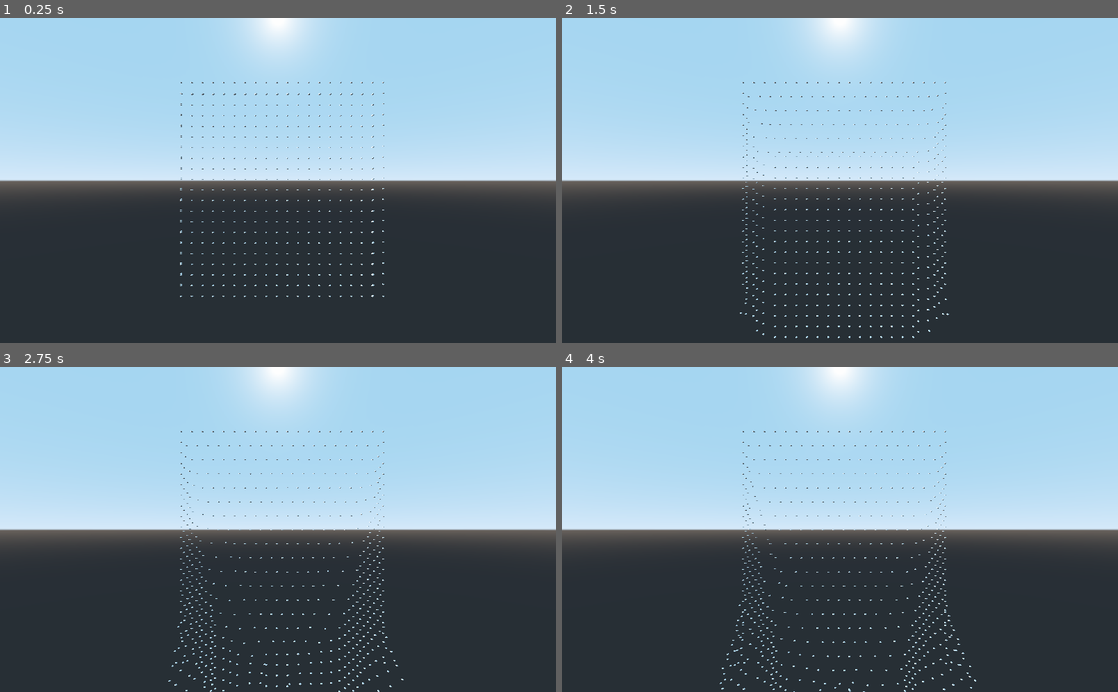
Above: before the commit, frames 1-4 (two rows, left to right).
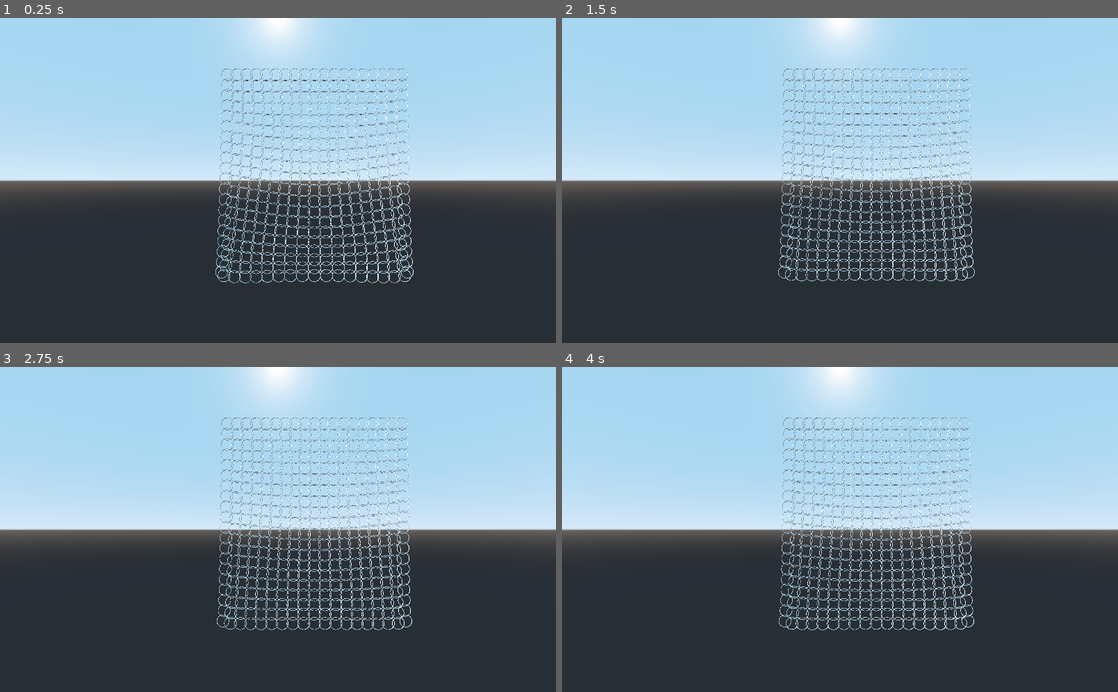
Above: after the commit, the same moments.

Repository: EmmanuelMess/Chainmail-Godot
Game: Godot game, scene res://MainScene.tscn
The game is run twice, just before and just after one commit, with the same random seed, the same clock (stepped at 60 frames per second) and the same inputs.
Inputs:
- Up to frame 1 (0.25 s): no input
- Up to frame 2 (1.5 s): no input
- Up to frame 3 (2.75 s): no input
- Up to frame 4 (4 s): no input

The runs differ from the first frame. In frame 1, 4.8% of the frame differs, in the area x 32-75%, y 15-86%; in frame 2, 4.9%; in frame 3, 5.0%, in the area x 30-75%, y 15-100%; in frame 4, 5.0%.

Commit message:
Fixed a bit

Diff:
--- a/ChainmailGodot/ChainmailManager.gd
+++ b/ChainmailGodot/ChainmailManager.gd
@@ -1,13 +1,12 @@
 extends Spatial
 
-const HOR_DIST = 1
-const VER_DIST = 1
-const LINELEN = sqrt(HOR_DIST*HOR_DIST + VER_DIST * VER_DIST)
+const HOR_DIST = 0.8
+const VER_DIST = 0.85
 
 var points = []
 var sticks = []
 var bounce = 0.9
-var gravity = -0.001
+var gravity = -0.02
 var friction = 0.999
 
 class Point:
@@ -27,10 +26,10 @@
 	var p1: Point
 	var length: float
 
-	func _init(p0: Point, p1: Point, length: float):
+	func _init(p0: Point, p1: Point):
 		self.p0 = p0
 		self.p1 = p1
-		self.length = length
+		self.length = (p0.currentPos - p1.currentPos).length()
 
 var rng = RandomNumberGenerator.new()
 
@@ -41,34 +40,26 @@
 	generate_lattice(20, 20)
 
 	for chainLink in points:
-		var mesh1 := MeshInstance.new()
-		mesh1.mesh = SphereMesh.new()
-		mesh1.mesh.radius = 0.1
-		mesh1.mesh.height = 0.1
-		mesh1.translate(chainLink.currentPos)
-		add_child(mesh1)
-		chainLink.mesh = mesh1
-
-		"""
 		if chainLink.center:
 			var mesh := MeshInstance.new()
 			mesh.mesh = load("res://torus.obj")
 			mesh.translate(chainLink.currentPos)
 			add_child(mesh)
 			chainLink.mesh = mesh
-		"""
 
 # Called every frame. 'delta' is the elapsed time since the previous frame.
 func _process(delta):
 	for i in range(len(points)):
-		points[i].currentPos = points[i].mesh.transform.origin
+		if points[i].center:
+			points[i].currentPos = points[i].mesh.transform.origin
 
 	updatePoints()
 	for i in range(10):
 		updateSticks()
 
 	for i in range(len(points)):
-		points[i].mesh.transform.origin = points[i].currentPos
+		if points[i].center:
+			points[i].mesh.transform.origin = points[i].currentPos
 
 func updatePoints():
 	for i in range(len(points)):
@@ -129,10 +120,10 @@
 
 			points.append(middlePoint)
 
-			sticks.append(Stick.new(topPoints[i], middlePoint, LINELEN))
-			sticks.append(Stick.new(topPoints[i+1], middlePoint, LINELEN))
-			sticks.append(Stick.new(bottomPoints[i], middlePoint, LINELEN))
-			sticks.append(Stick.new(bottomPoints[i+1], middlePoint, LINELEN))
+			sticks.append(Stick.new(topPoints[i], middlePoint))
+			sticks.append(Stick.new(topPoints[i+1], middlePoint))
+			sticks.append(Stick.new(bottomPoints[i], middlePoint))
+			sticks.append(Stick.new(bottomPoints[i+1], middlePoint))
 
 		prevTop = bottomPoints
 
--- a/ChainmailGodot/MainScene.tscn
+++ b/ChainmailGodot/MainScene.tscn
@@ -8,7 +8,7 @@
 transform = Transform( -1.62921e-07, 0, -1, 0, 1, 0, 1, 0, -1.62921e-07, -8.03123, 1.49893, 0 )
 
 [node name="Camera" type="Camera" parent="."]
-transform = Transform( 1, 0, 0, 0, 1, 0, 0, 0, 1, 9.10891, 10.7765, 21.854 )
+transform = Transform( 1, 0, 0, 0, 1, 0, 0, 0, 1, 4.58979, 7.83514, 19.1683 )
 
 [node name="Spatial" type="Spatial" parent="."]
 script = ExtResource( 1 )
